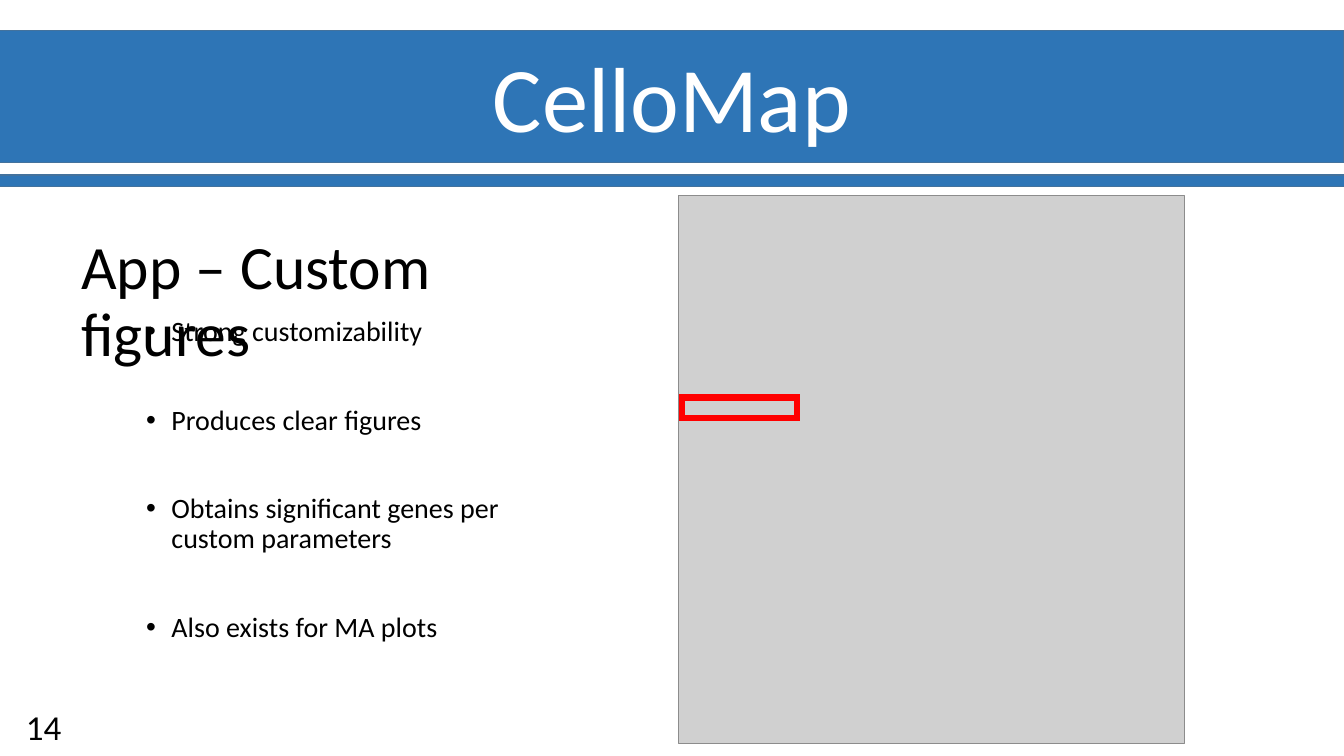
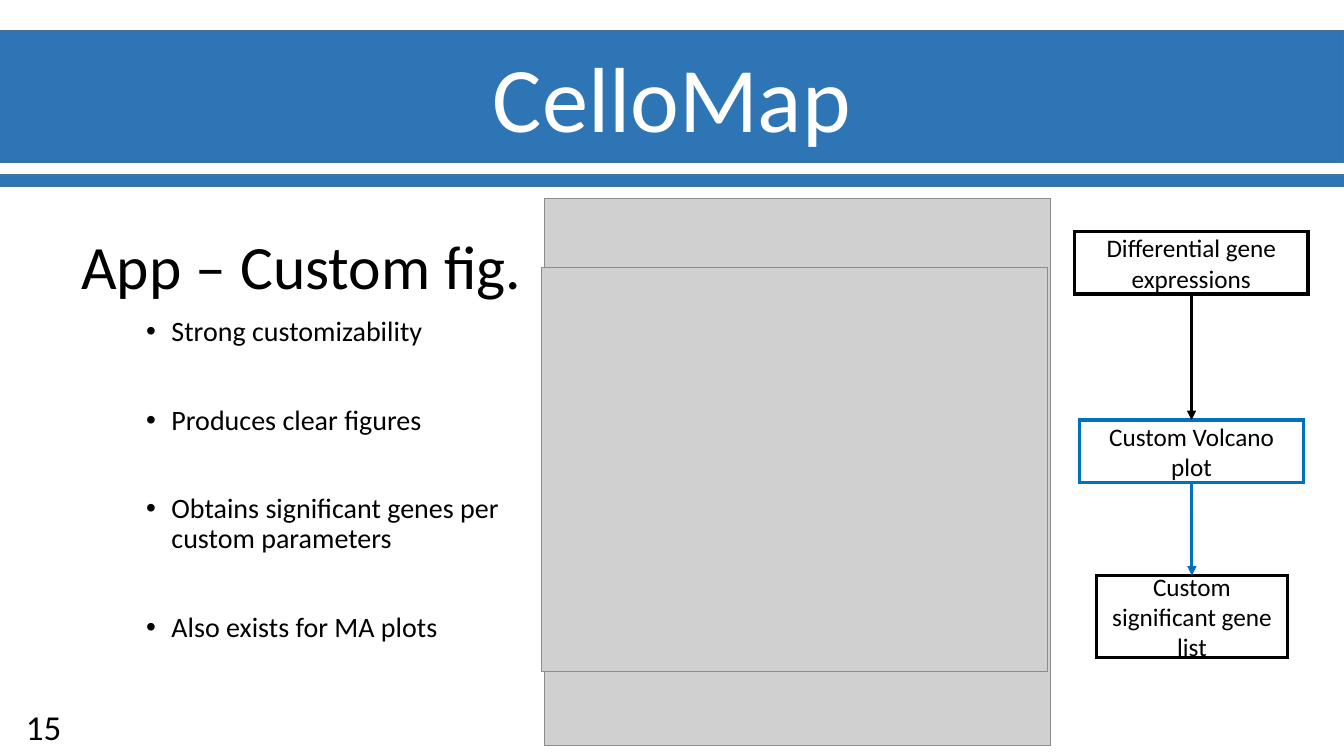
Before and after one commit to Ylefol/projet-INSERM_V5, a slide deck: slide 16 of Slides/Soutenance_Final.pptx (slide 15 before the commit). Drawn at 1344x756 pixels with LibreOffice and Linux fonts; fonts in the diff are those of the drawing; grey boxes stand for pictures; background and template pictures are left out. Boxes give left, top, right and bottom in pixels: in the first picture for what was removed or moved away, otherwise in the second. Text is boxed around its words. In the diff, an @@ line names an element or a change of style, - is before the commit and + after.

```diff
--- a/Slides/Soutenance_Final.pptx
+++ b/Slides/Soutenance_Final.pptx
@@ picture: place and size @@
-picture at (679, 196, 1185, 743)
+picture at (545, 198, 1052, 745)
@@ rectangle added at (1075, 232, 1309, 294), outline #000000 2.25 pt, 18 pt, text #000000 @@
+Differential gene expressions
@@ text at (81, 246, 521, 300): text changed @@
-App – Custom figures
+App – Custom fig.
@@ picture added at (541, 267, 1048, 673) @@
@@ elbow arrow added from (1192, 294) to (1192, 420), #000000 2.25 pt @@
@@ rectangle removed at (682, 398, 797, 418) @@
@@ rectangle added at (1080, 420, 1305, 483), outline #0070C0 2.25 pt, 18 pt, text #000000 @@
+Custom Volcano plot
@@ elbow arrow added from (1192, 483) to (1192, 576), #0070C0 2.25 pt @@
@@ rectangle added at (1096, 576, 1288, 657), outline #000000 2.25 pt, 18 pt, text #000000 @@
+Custom significant gene list
@@ page number at (26, 717, 61, 741): text changed @@
-14
+15
```
Also in this commit, not shown: 4 other slides changed, 4 slides added, 6 slides removed.
